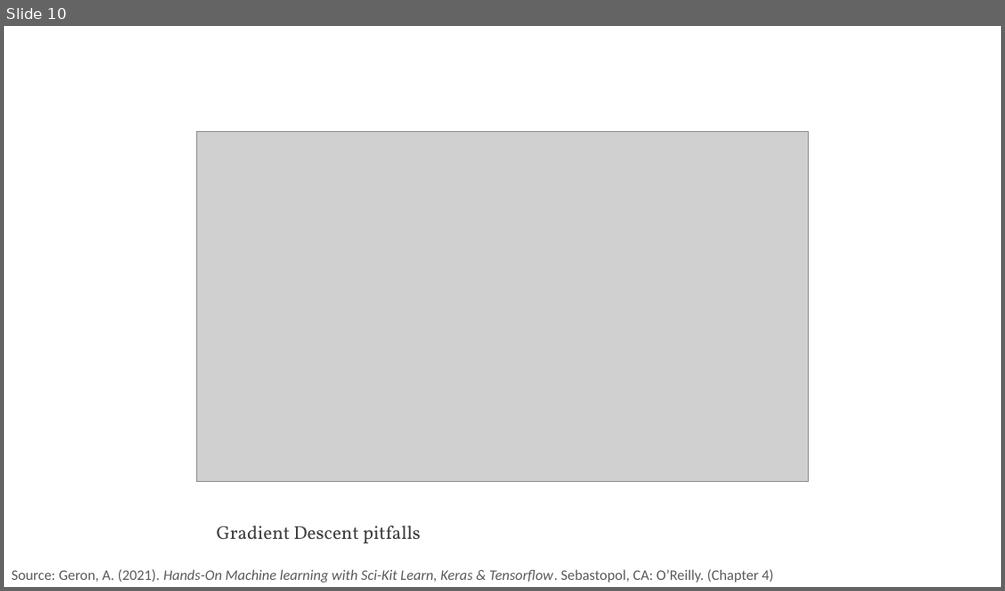
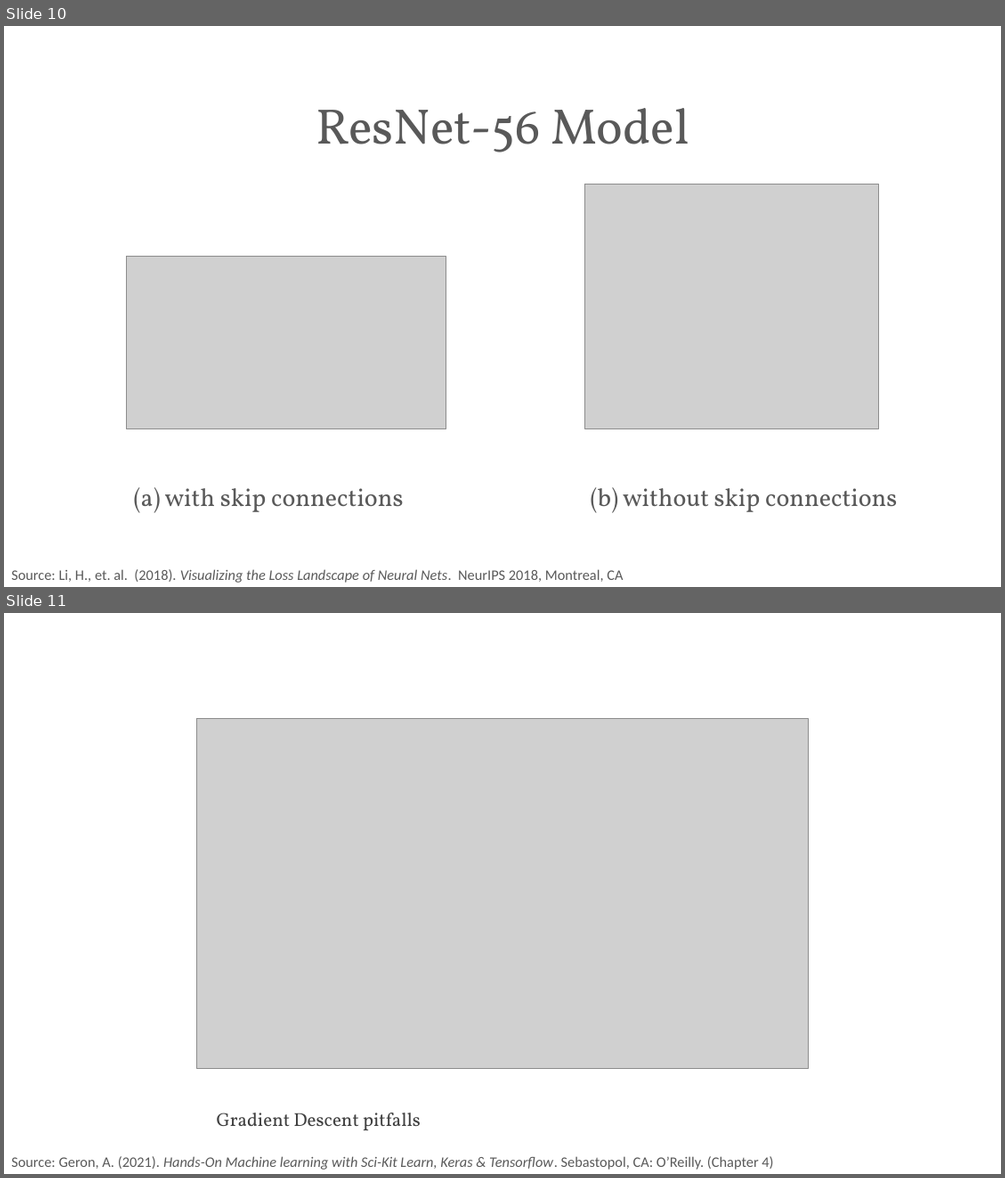
Before and after one commit to PracticumAI/deep_learning, a slide deck: presentations/03_gradient_descent.pptx. Shown one above the other, each under a label of ours: slide 10 before the commit, slides 10 and 11 after it. The pictures are 1005x591 and 1005x1178 pixels, drawn with LibreOffice and Linux fonts; fonts in the diff are those of the drawing; grey boxes stand for pictures. Boxes give left, top, right and bottom in pixels: in the first picture for what was removed or moved away, otherwise in the second. Text is boxed around its words. In the diff, an @@ line names an element or a change of style, - is before the commit and + after.

```diff
--- a/presentations/03_gradient_descent.pptx
+++ b/presentations/03_gradient_descent.pptx
@@ slide 10 added at (4, 26, 1001, 587), background #FFFFFF @@
@@ text added at (316, 108, 689, 152), 48 pt, text #595959 @@
+ResNet-56 Model
@@ picture added at (585, 184, 879, 429) @@
@@ picture added at (127, 257, 446, 429) @@
@@ text added at (134, 487, 403, 513), 24 pt, text #595959 @@
+(a) with skip connections
@@ text added at (591, 487, 897, 513), 24 pt, text #595959 @@
+(b) without skip connections
@@ text added at (11, 569, 623, 582), 14 pt, text #595959 @@
+Source: Li, H., et. al. (2018). Visualizing the Loss Landscape of Neural Nets. NeurIPS 2018, Montreal, CA
@@ what was slide 10 is now slide 11 @@
```
Also in this commit, not shown: 1 slide changed, 1 other slide added, 6 other files.
